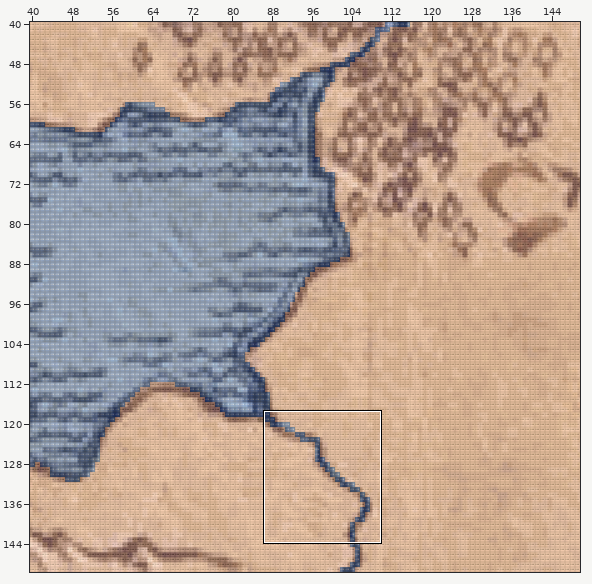
A Tiled map gets an edit: forge-gui/res/adventure/MiddleEarth/world/middleearth/chunk_6_3.tmx. Above, an overview of the earlier version with the close-up marked.
Close-up. Before:
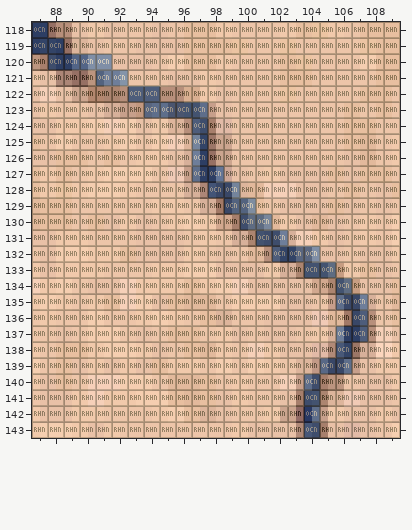
Cells are 16x16 px. Shown: x 87..109, y 118..143. The commit also changed other parts of the map, which this record leaves out.
The same view after the edit:
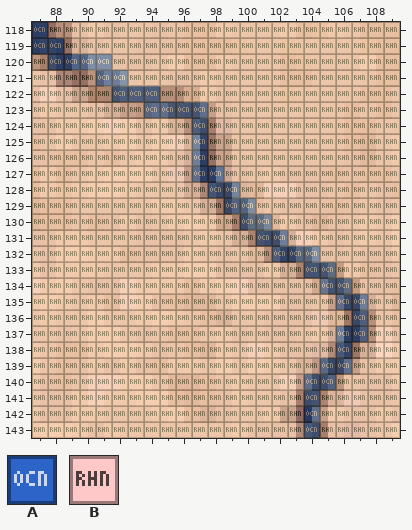
Key: from "biomes": A 0 "ocean", B 6 "rhun".
_ is an empty cell.
Changes in this commit:
Layer "Biomes":
The edit turns tile B into tile A in row 122 at x 92; in row 134 at x 105; in row 140 at x 105.
